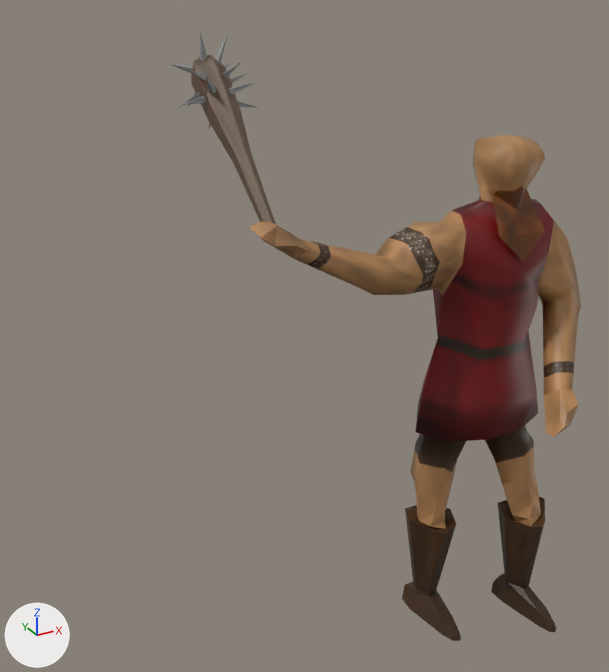
Before and after pictures for a commit that changed the Blender file 3DModels/BlendFiles/barbarian.blend.
Both versions are drawn from a 50 mm camera at (-14.29, -15.88, 17.83) aimed at (-4.73, 1.5, 9.14). Lighting does not change. The marker at lower left points along +X, +Y and +Z. Both versions are drawn at frame 114 of the action 'ArmatureAction.001'; the numbers are the values there.

The older version as bpy lines, for what is in view:
```python
me_plane = bpy.data.meshes.new('Plane')
me_plane.from_pydata(...)  # 116 vertices, 118 faces; spans x -8.34..-7.35, y -0.06..2.08, z 1.32..3.22
me_plane.materials.append(mat_barbarian_massue_png)  # picture img_barbarian_massue_png
me_plane_001 = bpy.data.meshes.new('Plane.001')
me_plane_001.from_pydata(...)  # 302 vertices, 380 faces, 2 loose edges; spans x -8.13..5.96, y -2.5..6.88, z -1.6..2.82
me_plane_001.materials.append(mat_barbarian_png)  # picture img_barbarian_png
ob_plane = bpy.data.objects.new('Plane', me_plane_001)
ob_plane.location = (0.0, 0.0, 8.13)
ob_plane.rotation_euler = (1.571, -1.571, 0.0)  # degrees (90, -90, 0)
ob_plane_001 = bpy.data.objects.new('Plane.001', me_plane)
ob_plane_001.location = (10.21, -0.01, 9.69)
ob_plane_001.scale = (2.1, 2.1, 2.1)
```
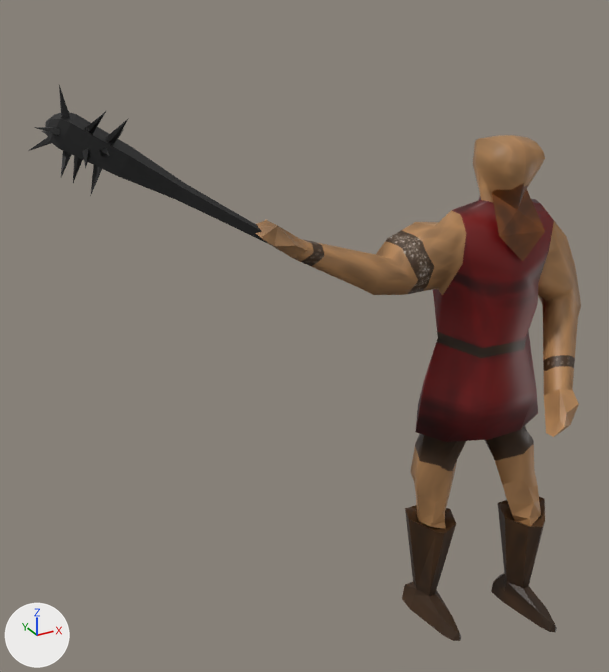
Changed parts and their boxes (x1, y1, x2, y2) in the pictures (609 x 672 px):
'Plane', reshaped (66% wider, 10% taller)
    before: (249, 135, 581, 641)
    after: (29, 85, 581, 641)
'Plane.001', deleted (brown)
    before: (170, 31, 276, 224)
part 1 of me_plane_001, added (black)
    after: (29, 85, 267, 243)
part 2 of me_plane_001, surface changed
    both: (256, 212, 466, 294)

The change in detail:
me_plane_001 is used by ob_plane; location (0.0, 0.0, 8.13); rotation (1.571, -1.571, 0.0), in degrees (90, -90, 0).
me_plane_001 had 302 vertices, 380 faces, 2 loose edges and spanned x -8.13..5.96, y -2.5..6.88, z -1.6..2.82.
me_plane_001 now has 418 vertices, 498 faces, 2 loose edges and spans x -8.13..7.59, y -2.5..10.97, z -2.43..2.82.
Part 1, on me_plane_001:
116 vertices are added at x 4.19..7.59, y 6.43..10.97, z -2.43..0.21.
118 new faces join them.
me_plane_001 part 2: 78 kept faces spanning x -8.12..4.65, y -2.06..6.88, z -1.08..2.66 get new texture (UV) coordinates.
Object 'Plane.001' (ob_plane_001) is deleted.
